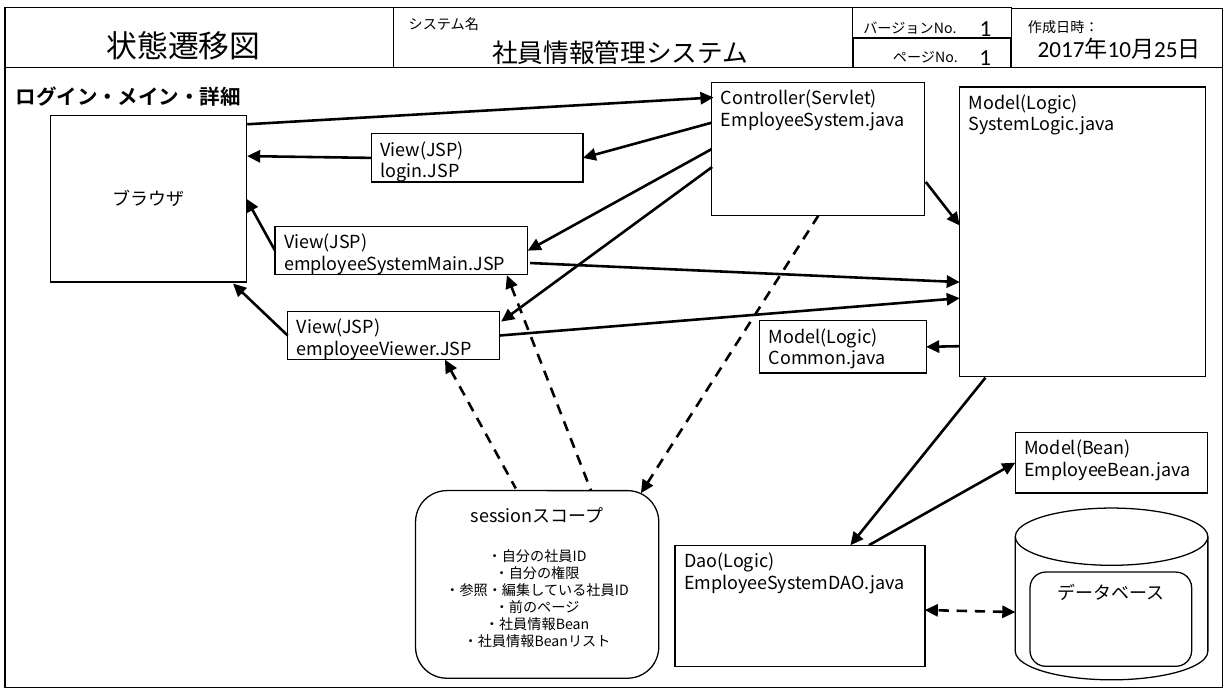
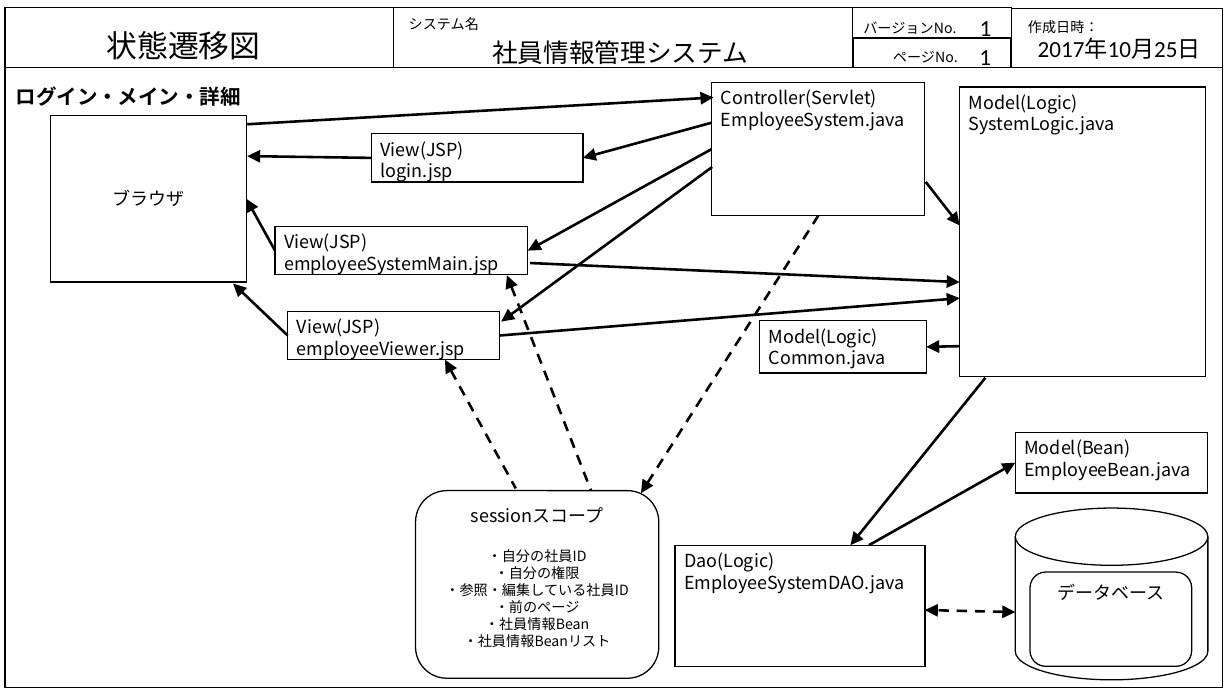
Before and after one commit to java201710/java, a slide deck: slide 10 of 総合演習資料/2.外部設計/画面・状態遷移図_DB.pptx. Drawn at 1232x693 pixels with LibreOffice and Linux fonts; fonts in the diff are those of the drawing. Boxes give left, top, right and bottom in pixels: in the first picture for what was removed or moved away, otherwise in the second. Text is boxed around its words. In the diff, an @@ line names an element or a change of style, - is before the commit and + after.

```diff
--- a/総合演習資料/2.外部設計/画面・状態遷移図_DB.pptx
+++ b/総合演習資料/2.外部設計/画面・状態遷移図_DB.pptx
@@ text in rectangle at (x1=381, y1=141, x2=464, y2=183): text changed @@
-View(JSP)
-login.JSP
+View(JSP)
+login.jsp
@@ text in rectangle at (x1=284, y1=233, x2=499, y2=275): text changed @@
-View(JSP)
-employeeSystemMain.JSP
+View(JSP)
+employeeSystemMain.jsp
@@ text in rectangle at (x1=297, y1=318, x2=465, y2=361): text changed @@
-View(JSP)
-employeeViewer.JSP
+View(JSP)
+employeeViewer.jsp
```
Also in this commit, not shown: 3 other slides changed, 1 other file.
